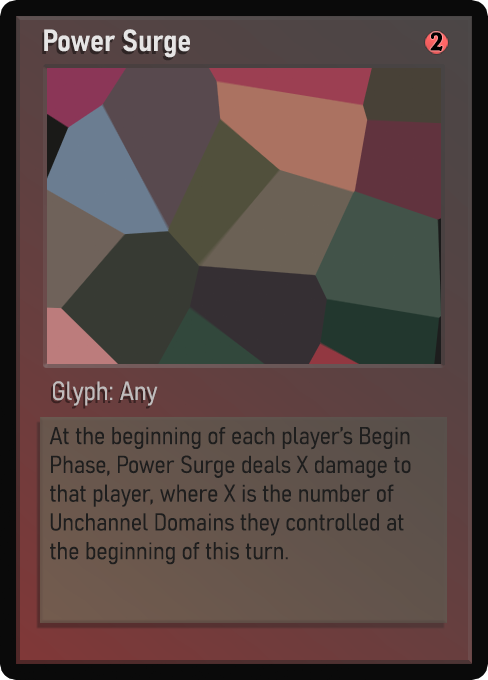
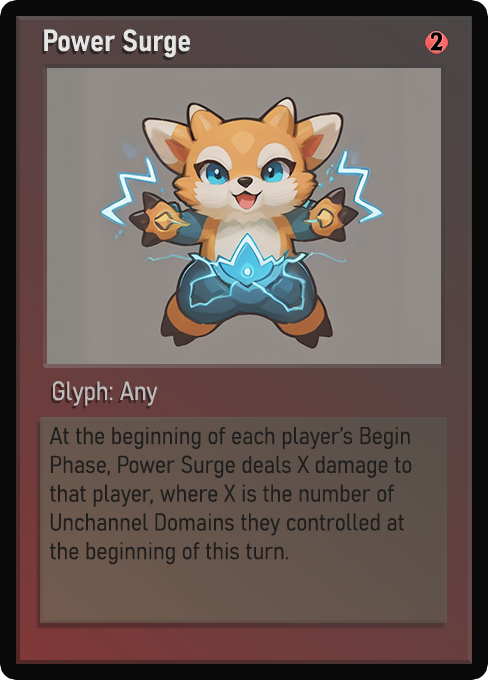
Layers edited between the first and the second 488 × 680 image:
painted on "Name" over [left=51, top=29, right=190, bottom=57]
painted on "Class" over [left=53, top=383, right=152, bottom=406]
painted on "Desc_norm" over [left=51, top=427, right=412, bottom=565]
painted on "Artwork" over [left=47, top=68, right=441, bottom=364]
